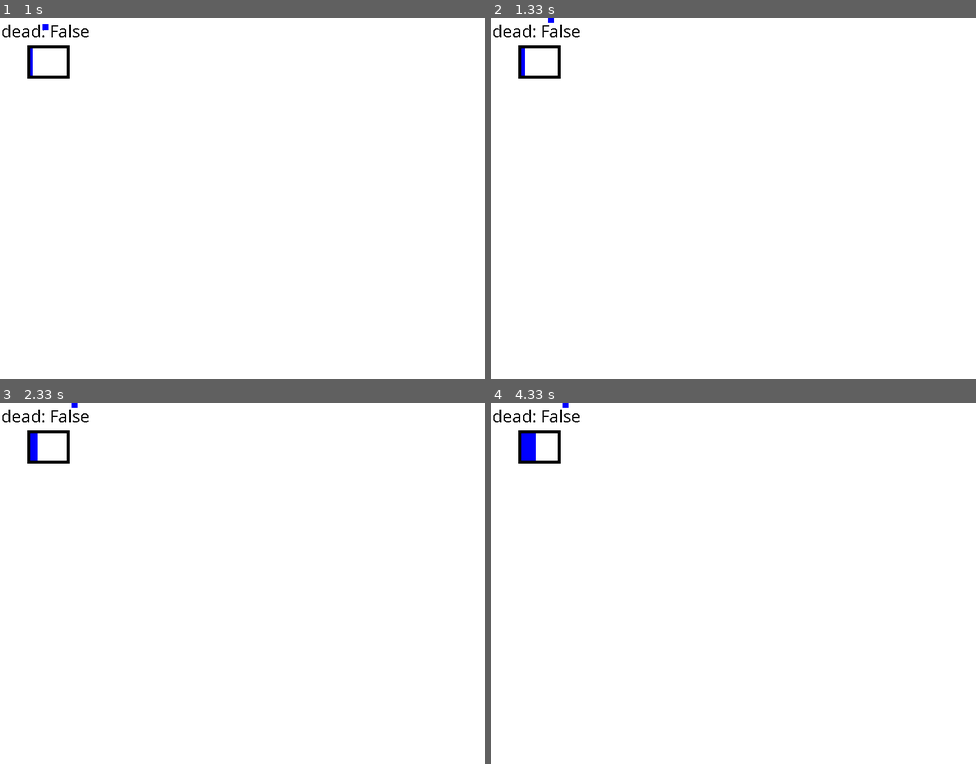
Above: before the commit, frames 1-4 (two rows, left to right).
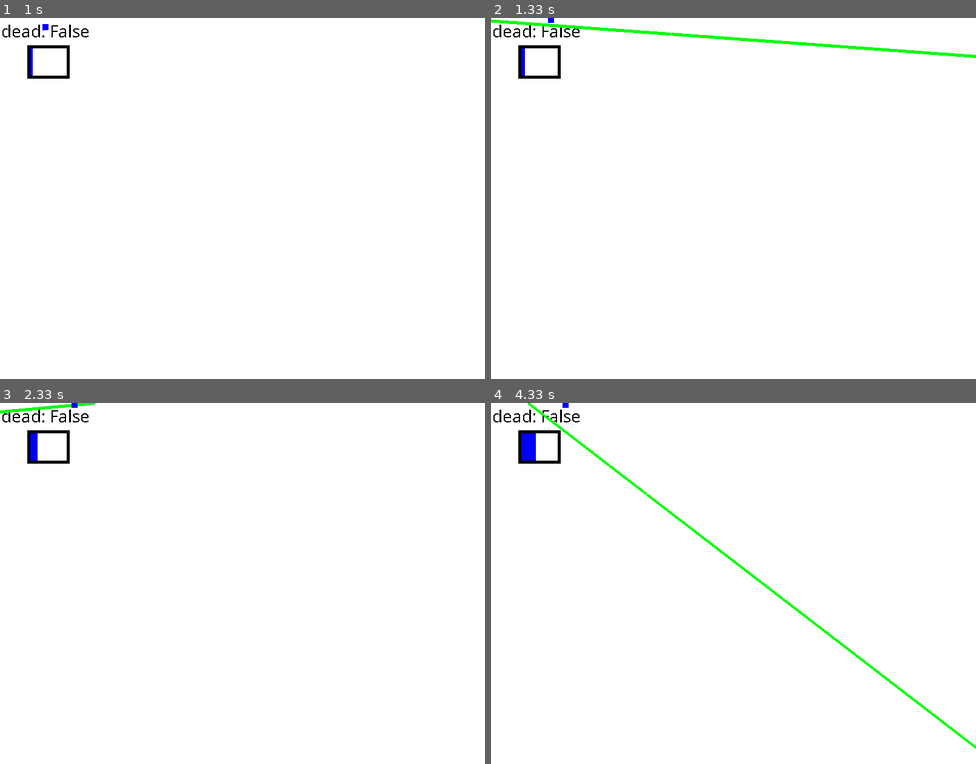
Above: after the commit, the same moments.

Repository: johannesbenjohannes/BlueSquer
Game: pygame game, started from main.py
The game is run twice, just before and just after one commit, with the same random seed, the same clock (stepped at 60 frames per second) and the same inputs.
Inputs:
- Up to frame 1 (1 s): tap Space at 0.33, 0.73 s; hold Right from 0.67 s (still down)
- Up to frame 2 (1.33 s): tap Space at 1.03, 1.23 s; release Right at 1.13 s; hold Up from 1.17 s (still down)
- Up to frame 3 (2.33 s): release Up at 1.47 s; hold Right 1.5-1.97 s; tap Space at 1.57, 1.87, 2.07 s; hold Left from 2 s (still down)
- Up to frame 4 (4.33 s): tap Space at 2.37, 2.63, 2.97, 3.27, 3.4, 3.8, 4.1 s; release Left at 2.53 s; hold Down 2.57-2.87 s; hold Left 2.9-3.3 s; hold Up 3.33-3.7 s; hold Right from 3.73 s (still down)

Frame 1 is identical in both runs. In frame 2, 0.8% of the frame differs, in the area x 0-100%, y 0-12%; in frame 3, 0.1%; in frame 4, 0.8%.

Commit message:
i did a lot of stuff, tremendous stuff; huge amounts of coding, great stuff; truly; i tell ya.
my second grade teacher told me "johannes, you're gonan be the best dev in the statewide competition. i did

Diff:
--- a/main.py
+++ b/main.py
@@ -9,16 +9,15 @@
 pygame.font.init()
 base_font=pygame.font.SysFont('Comic Sans MS', 30)
 
-WHITE = (255, 255, 255)
-BLACK = (0, 0, 0)
-RED = (255, 0, 0)
-GREEN = (0, 255, 0)
-BLUE = (0, 0, 255)
+def main():
 
-speed = 3
+    WHITE = (255, 255, 255)
+    BLACK = (0, 0, 0)
+    RED = (255, 0, 0)
+    GREEN = (0, 255, 0)
+    BLUE = (0, 0, 255)
 
-
-def main():
+    speed = 3
 
     LARGEUR = 800 # Largeur de la fenêtre
     HAUTEUR = 600 # Hauteur de la frenêtre
@@ -44,7 +43,6 @@
 
     attaques_ligne = 0 # Compteur des attaques  ligne
     attaques_cercle = 0 #compteur des attaques cercle
-
     drawcircle = False # Est-ce qu'il faut dessiner le cercle actuellement ?
     drawline = False # Est-ce qu'il faut dessiner la ligne actuellement ?
 
@@ -56,44 +54,16 @@
             self.target_y = y
             self.velocity = velocity
 
-
     fenetre = pygame.display.set_mode((LARGEUR, HAUTEUR))
     pygame.display.set_caption("Premier projet pygame")
     fenetre.fill(WHITE) # Fond blanc (RGB)
 
-    def pattern_ligne(nb_attaques): # Lancer le pattern ligne
-        global ispattern_ligne
-        ispattern_ligne = True
-        attaques_ligne = 0
-        if attaques_ligne == nb_attaques*1.5:
-            ispattern_ligne = False
-            return
-    def pattern_cercle(nb_attaques): # Lancer le pattern cerclke
-        global ispattern_cercle
-        ispattern_cercle = True
-        attaques_cercle = 0
-        if attaques_cercle == nb_attaques*2:
-            ispattern_cercle = False
-            return
-
-    def phase(nb_phase): # Lancer le comportement associé à sa phase
-        if nb_phase == 1:
-            patternes=[pattern_ligne, pattern_cercle]
-            patternes[rd.randint(0,1)](10)
-    pattern_ligne(10)
-
     # --- 2. Boucle principale ---
     while True:
-        compteur+=1
-        if compteur%60==0 and ispattern_ligne:
-            drawline = True
-        if compteur%5==0 and ispattern_cercle:
-            drawcircle = True
-        if line_attacking:
-            line_attacking+=0.25
-        if has_dashed :
-            compteur_dash+=1
-        global speed
+
+        compteur+=1 # CHECKS DU LANCEMENT DU PATTERN
+
+
 
         # --- 3. Gestion des events ---
         for event in pygame.event.get():
@@ -152,6 +122,33 @@
                 text_dead=base_font.render(f"dead: False", False, (0,0,0))
             fenetre.blit(text_dead, (2,2))
 
+            # CHECK DE LA PHASE - TRES SENSIBLE - NE PAS CODER AUTRE CHOSE
+            # POUR L'INSTANT; que le check du pattern ligne
+            ispattern_ligne = True
+            attaques_ligne = 0
+            if attaques_ligne == 10*1.5:
+                ispattern_ligne = False
+
+
+            """
+            def phase(nb_phase): # Lancer le comportement associé à sa phase
+
+
+                if nb_phase == 1:
+                    patternes=[pattern_ligne, pattern_cercle]
+                    patternes[rd.randint(0,1)](10)
+            """
+            # FIN DE LA ZONE INTERDITE
+
+            if compteur%60 == 0 and ispattern_ligne:
+                drawline = True
+            if compteur%5==0 and ispattern_cercle:
+                drawcircle = True
+
+            if line_attacking:
+                compteur_attaque_ligne+=0.25
+            if has_dashed :
+                compteur_dash+=1
 
             if drawline:
                 if line_attacking == False:
@@ -161,8 +158,9 @@
                     end_x = rect_x+2000*m.cos(rdTheta+m.pi)
                     end_y = rect_y+2000*m.sin(rdTheta+m.pi)
                 line_attacking = True
+
                 pygame.draw.line(fenetre, GREEN,(attack_x, attack_y),(end_x, end_y),round(compteur_attaque_ligne%50))
-                if line_attacking%10 == 9:
+                if compteur_attaque_ligne%50 == 9:
                     pygame.draw.line(fenetre, RED,(attack_x, attack_y),(end_x, end_y),round(compteur_attaque_ligne%50))
                     drawline=False
                     line_attacking=False
@@ -183,11 +181,19 @@
         if alive:
             pygame.draw.rect( fenetre, BLUE ,(rect_x, rect_y, 10, 10))
             pygame.draw.circle(fenetre, WHITE,(rect_x+5, rect_y+5,), 200,1)
-            attaques_cercle+=1
-
         pygame.display.flip()           # Rafraichissement de l'ecran
         clock.tick(60)                # Limite a 60 images par seconde
 
 
+
+"""
+def phase(nb_phase): # Lancer le comportement associé à sa phase
+
+
+    if nb_phase == 1:
+        patternes=[pattern_ligne, pattern_cercle]
+        patternes[rd.randint(0,1)](10)
+    """
+
 if __name__=="__main__":
     main()
